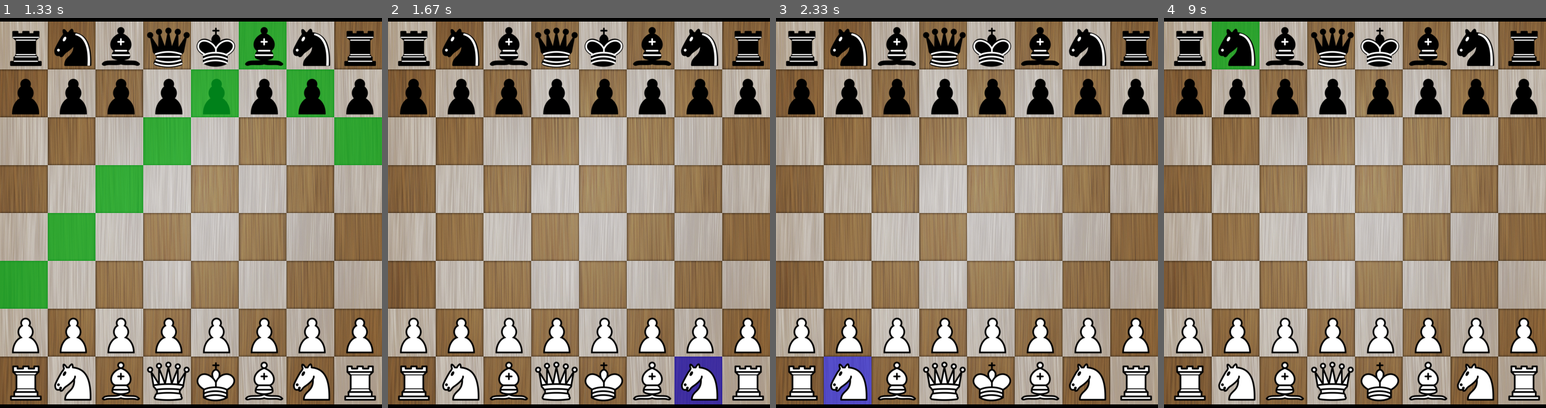
Above: before the commit, frames 1-4 (left to right).
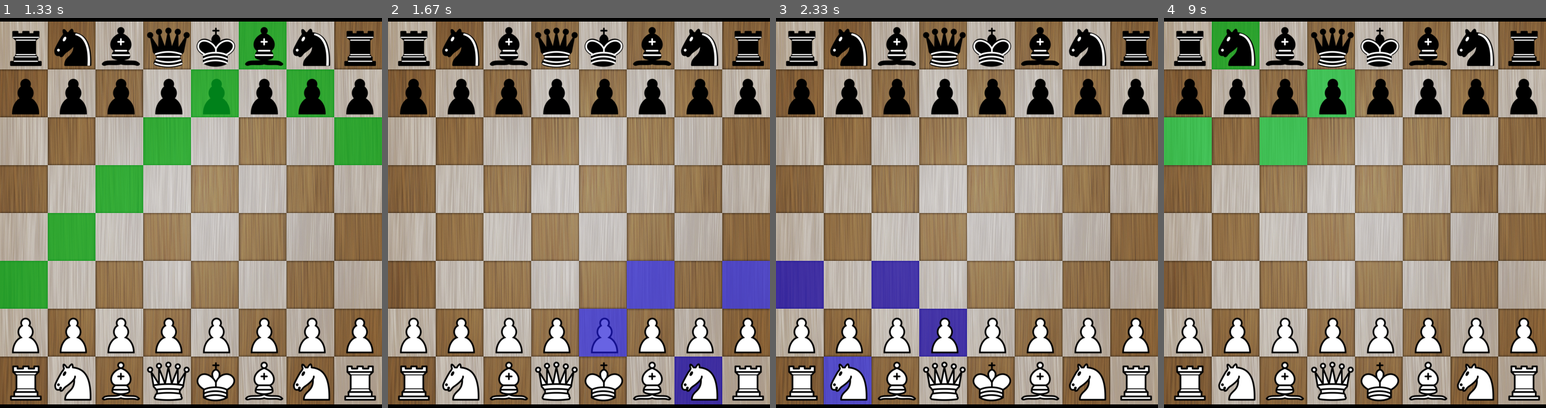
Above: after the commit, the same moments.

Repository: mandrelbrotset/pygame-chess
Game: pygame game, started from main.py
Same seed, same stepped clock (60 frames per second), same inputs: the game is played once before the commit and once after it.
Inputs (mouse positions are in pixels of both pictures, inside the frame that each line leads up to):
- Up to frame 1 (1.33 s): click (22, 92) at 0.38 s; click (229, 314) at 0.72 s; click (248, 60) at 1.05 s
- Up to frame 2 (1.67 s): click (720, 372) at 1.38 s
- Up to frame 3 (2.33 s): click (848, 45) at 1.72 s; click (848, 380) at 2.05 s
- Up to frame 4 (9 s): click (1500, 384) at 2.38 s; click (1301, 123) at 2.72 s; click (1488, 333) at 3.05 s; click (1473, 205) at 3.38 s; click (1236, 333) at 3.72 s; click (1244, 131) at 4.05 s; click (1282, 380) at 4.38 s; click (1244, 189) at 4.72 s; click (1297, 345) at 5.05 s; click (1240, 380) at 5.38 s; click (1293, 68) at 5.72 s; click (1316, 201) at 6.05 s; click (1263, 96) at 6.38 s; click (1423, 365) at 6.72 s; click (1332, 80) at 7.05 s; click (1282, 326) at 7.38 s; click (1228, 123) at 7.72 s; click (1339, 64) at 8.05 s; click (1259, 170) at 8.38 s; click (1251, 57) at 8.72 s

Frame 1 is identical in both runs. In frame 2, 4.6% of the frame differs, in the area x 50-100%, y 62-87%; in frame 3, 4.2%; in frame 4, 4.2%.

Commit message:
Implemented possible moves for knight

Diff:
--- a/chess.py
+++ b/chess.py
@@ -196,8 +196,7 @@
 
             # calculate moves for pawn
             elif piece_name[6:] == "pawn":
-                x_coord = piece_coord[0]
-                y_coord = piece_coord[1]
+                x_coord, y_coord = piece_coord
 
                 if piece_name[:5] == "black":
                     if y_coord + 1 < 8:
@@ -216,7 +215,32 @@
 
             # calculate movs for knight
             elif piece_name[6:] == "knight":
-                pass
+                x_coord, y_coord = piece_coord
+                # left positions
+                if(x_coord - 2) >= 0:
+                    if(y_coord - 1) >= 0:
+                        positions.append([x_coord-2, y_coord-1])
+                    if(y_coord + 1) < 8:
+                        positions.append([x_coord-2, y_coord+1])
+                # top positions
+                if(y_coord - 2) >= 0:
+                    if(x_coord - 1) >= 0:
+                        positions.append([x_coord-1, y_coord-2])
+                    if(x_coord + 1) < 8:
+                        positions.append([x_coord+1, y_coord-2])
+                # right positions
+                if(x_coord + 2) < 8:
+                    if(y_coord - 1) >= 0:
+                        positions.append([x_coord+2, y_coord-1])
+                    if(y_coord + 1) < 8:
+                        positions.append([x_coord+2, y_coord+1])
+                # bottom positions
+                if(y_coord + 2) < 8:
+                    if(x_coord - 1) >= 0:
+                        positions.append([x_coord-1, y_coord+2])
+                    if(x_coord + 1) < 8:
+                        positions.append([x_coord+1, y_coord+2])
+
             # calculate movs for king
             elif piece_name[6:] == "king":
                 pass
